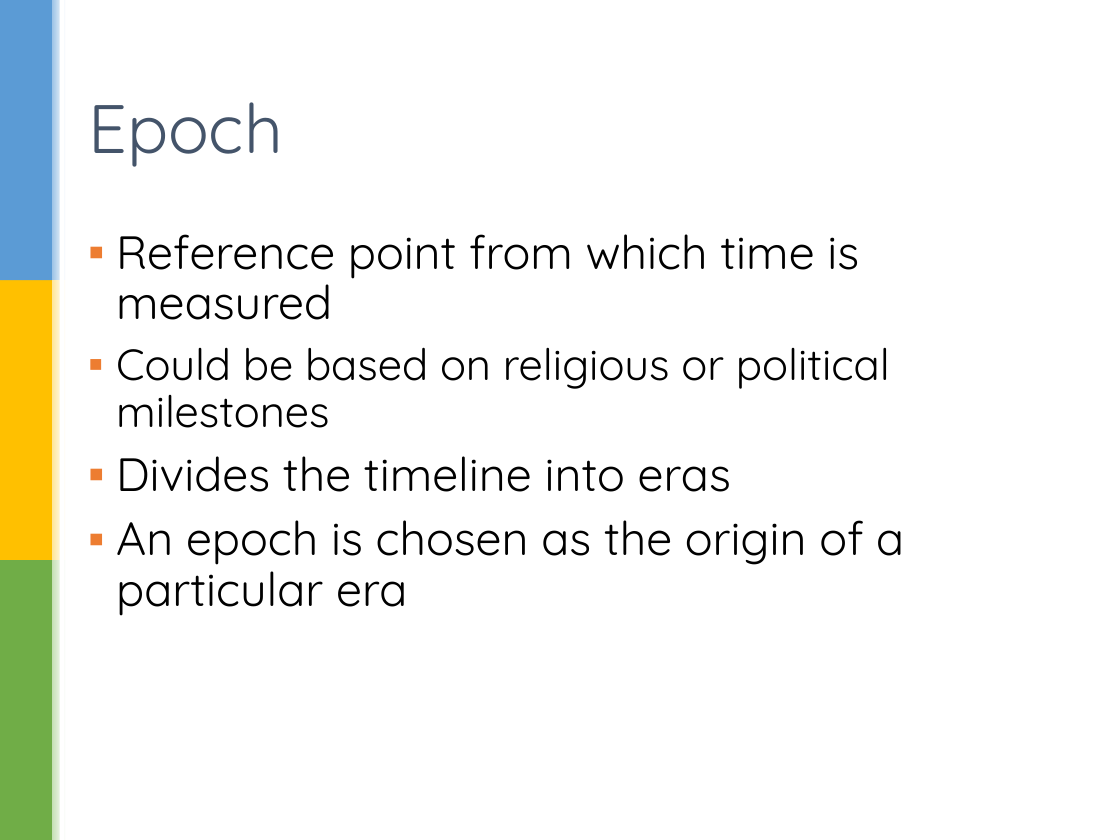
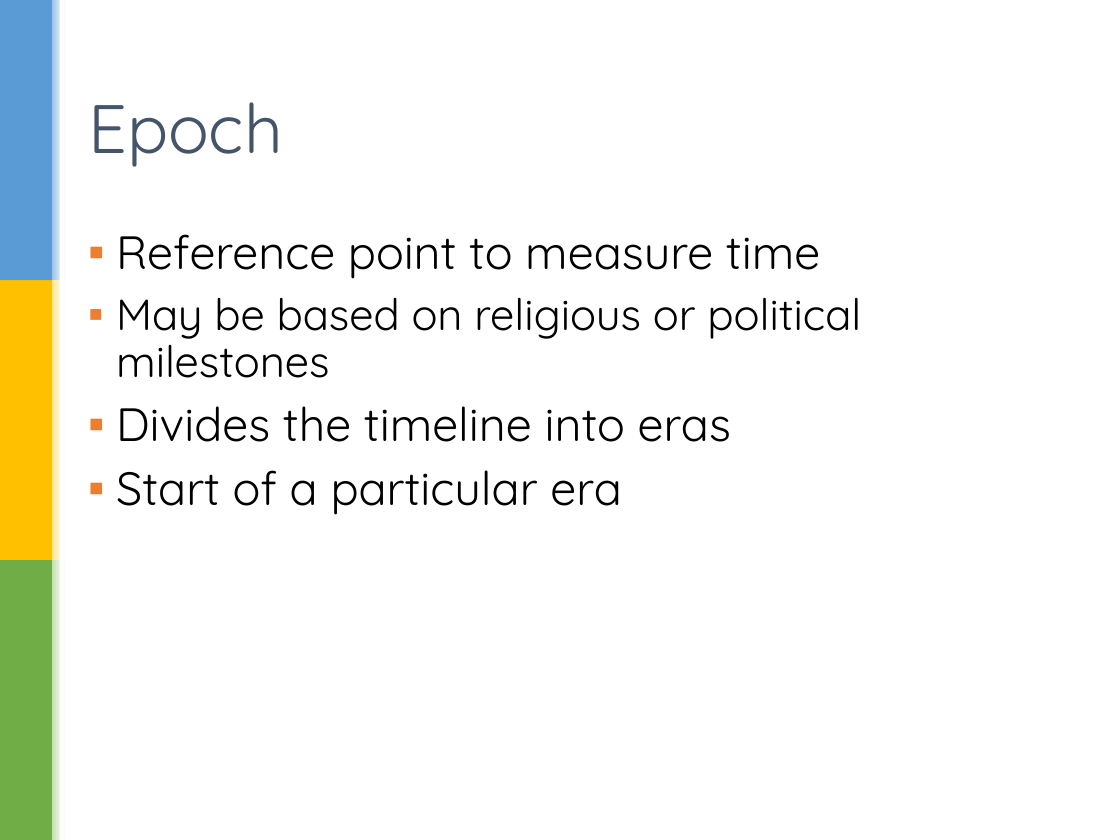
Before and after one commit to sualeh/make-a-date, a slide deck: slide 14 of Java 8 Date and Time API.pptx. Drawn at 1120x840 pixels with LibreOffice and Linux fonts; fonts in the diff are those of the drawing; background and template pictures are left out. Boxes give left, top, right and bottom in pixels: in the first picture for what was removed or moved away, otherwise in the second. Text is boxed around its words. In the diff, an @@ line names an element or a change of style, - is before the commit and + after.

```diff
--- a/Java 8 Date and Time API.pptx
+++ b/Java 8 Date and Time API.pptx
@@ text at bbox=[116, 234, 861, 378]: text changed @@
-▪ Reference point from which time is measured
-▪ Could be based on religious or political milestones
+▪ Reference point to measure time
+▪ May be based on religious or political milestones
@@ text at bbox=[116, 470, 621, 515]: text changed @@
-▪ An epoch is chosen as the origin of a particular era
+▪ Start of a particular era
```
Also in this commit, not shown: 23 other slides changed.
